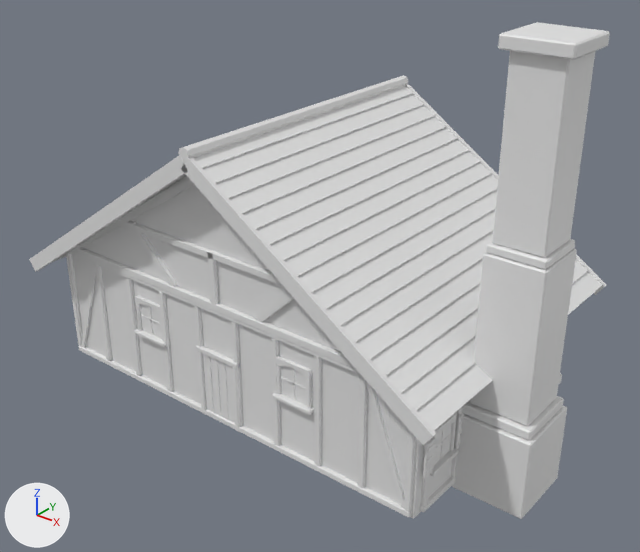
What one commit did to the FBX model art/models/granary/blender/KitchenBody2.fbx.
Before and after are seen from a 50 mm camera at (33.7, -44.7, 33.0) aimed at (2.4, -5.5, 8.7). The lights are fixed; the arrows at lower left show +X, +Y and +Z. The older version comes first. Vertices at exactly the same position are counted once.

Names of what the first picture shows: 'KitchenBody2_Beam', 'KitchenBody2_Board', 'KitchenBody2_Cap', 'KitchenBody2_Chimney', 'KitchenBody2_Frame', 'KitchenBody2_Glass', 'KitchenBody2_Roof', 'KitchenBody2_Shutters', 'KitchenBody2_Wall'.
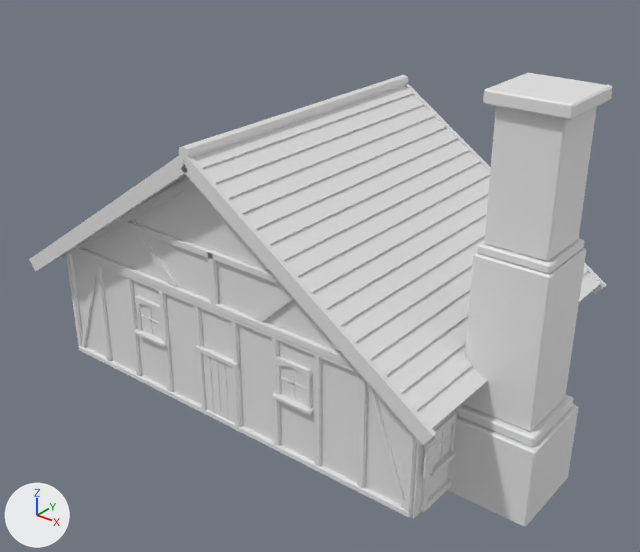
Diff of the bpy script that builds the scene:
```diff
--- a/art/models/granary/blender/KitchenBody2.fbx.py
+++ b/art/models/granary/blender/KitchenBody2.fbx.py
@@ me_kitchenbody2_chimney @@
 # used by ob_kitchenbody2_chimney; location = (0.0, 0.0, 0.0)
-me_kitchenbody2_chimney.from_pydata(...)  # 72 vertices, 78 faces; spans x 14.2..18.8, y -8.4..-4.0, z 0.0..24.7
+me_kitchenbody2_chimney.from_pydata(...)  # 72 vertices, 78 faces; spans x 13.8..19.2, y -8.9..-3.5, z 0.0..22.2
+# me_kitchenbody2_chimney part 4: the loose piece of 24 vertices spanning x 14.2..18.8, y -8.4..-4.0, z 0.0..5.0 is scaled about its middle by (1.2, 1.2, 1)
+# me_kitchenbody2_chimney part 5: the loose piece of 24 vertices spanning x 14.8..18.2, y -7.9..-4.4, z 5.6..14.6 is scaled about its middle by (1.21, 1.21, 1)
+# me_kitchenbody2_chimney part 6: the loose piece of 24 vertices spanning x 15.1..18.0, y -7.7..-4.8, z 15.1..24.7 is scaled about its middle by (1.21, 1.21, 0.737), then moved by (0.0, 0.0, -1.2)
 me_kitchenbody2_chimney.materials.append(mat_chimney)
@@ me_kitchenbody2_cap @@
 # used by ob_kitchenbody2_cap; location = (0.0, 0.0, 0.0)
-me_kitchenbody2_cap.from_pydata(...)  # 72 vertices, 78 faces; spans x 14.4..18.5, y -8.2..-4.2, z 5.0..25.4
+me_kitchenbody2_cap.from_pydata(...)  # 72 vertices, 78 faces; spans x 14.1..19.0, y -8.6..-3.8, z 5.0..22.9
+# me_kitchenbody2_cap part 1: the loose piece of 24 vertices spanning x 14.4..18.5, y -8.2..-4.2, z 5.0..5.6 is scaled about its middle by (1.2, 1.2, 1)
+# me_kitchenbody2_cap part 2: the loose piece of 24 vertices spanning x 14.9..18.1, y -7.8..-4.6, z 14.6..15.1 is scaled about its middle by (1.2, 1.2, 1)
+# me_kitchenbody2_cap part 3: the loose piece of 24 vertices spanning x 14.6..18.4, y -8.1..-4.3, z 24.7..25.4 is scaled about its middle by (1.19, 1.19, 1), then moved by (0.0, 0.0, -2.5)
 me_kitchenbody2_cap.materials.append(mat_cap)
```

Boxes [x1, y1, x2, y2] around the edits, measured in the pictures (640 x 552 px; the box of a moved part takes in the faces that stretch with it):
'KitchenBody2_Chimney', reshaped (10% shorter)
    before: [452, 51, 596, 519]
    after: [447, 106, 597, 527]
'KitchenBody2_Cap', reshaped (7% wider, 11% shorter)
    before: [462, 22, 610, 440]
    after: [455, 73, 613, 447]
part 1 of me_kitchenbody2_cap, moved or reshaped
    before: [462, 396, 564, 440]
    after: [455, 395, 574, 447]
part 2 of me_kitchenbody2_cap, moved or reshaped
    before: [486, 239, 575, 270]
    after: [477, 239, 584, 274]
part 3 of me_kitchenbody2_cap, moved or reshaped
    before: [498, 22, 610, 60]
    after: [483, 73, 613, 120]
part 4 of me_kitchenbody2_chimney, moved or reshaped
    before: [452, 406, 567, 519]
    after: [447, 404, 578, 527]
part 5 of me_kitchenbody2_chimney, moved or reshaped
    before: [470, 249, 577, 426]
    after: [462, 248, 586, 432]
part 6 of me_kitchenbody2_chimney, moved or reshaped
    before: [492, 51, 596, 258]
    after: [484, 106, 597, 262]
